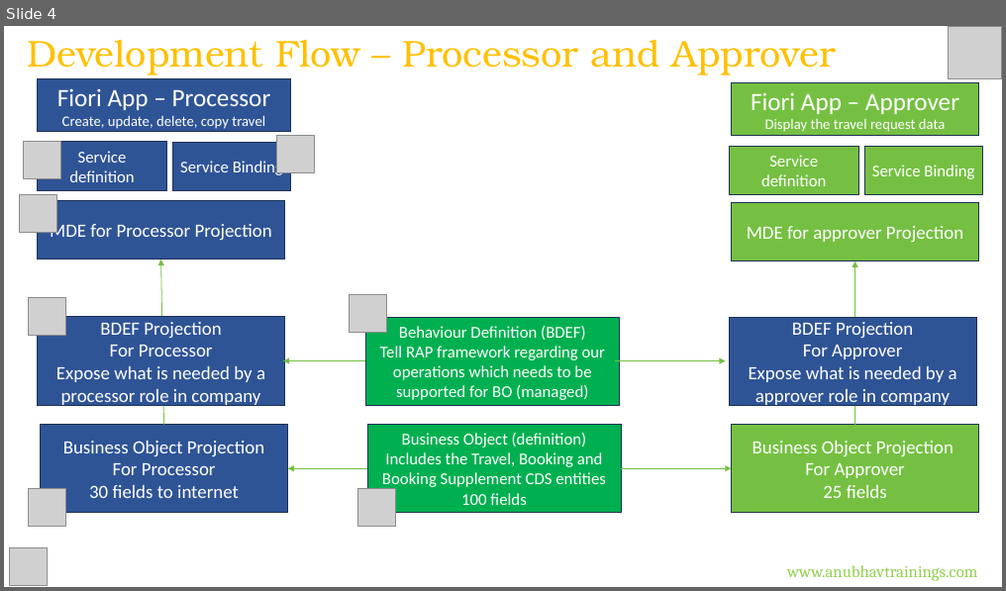
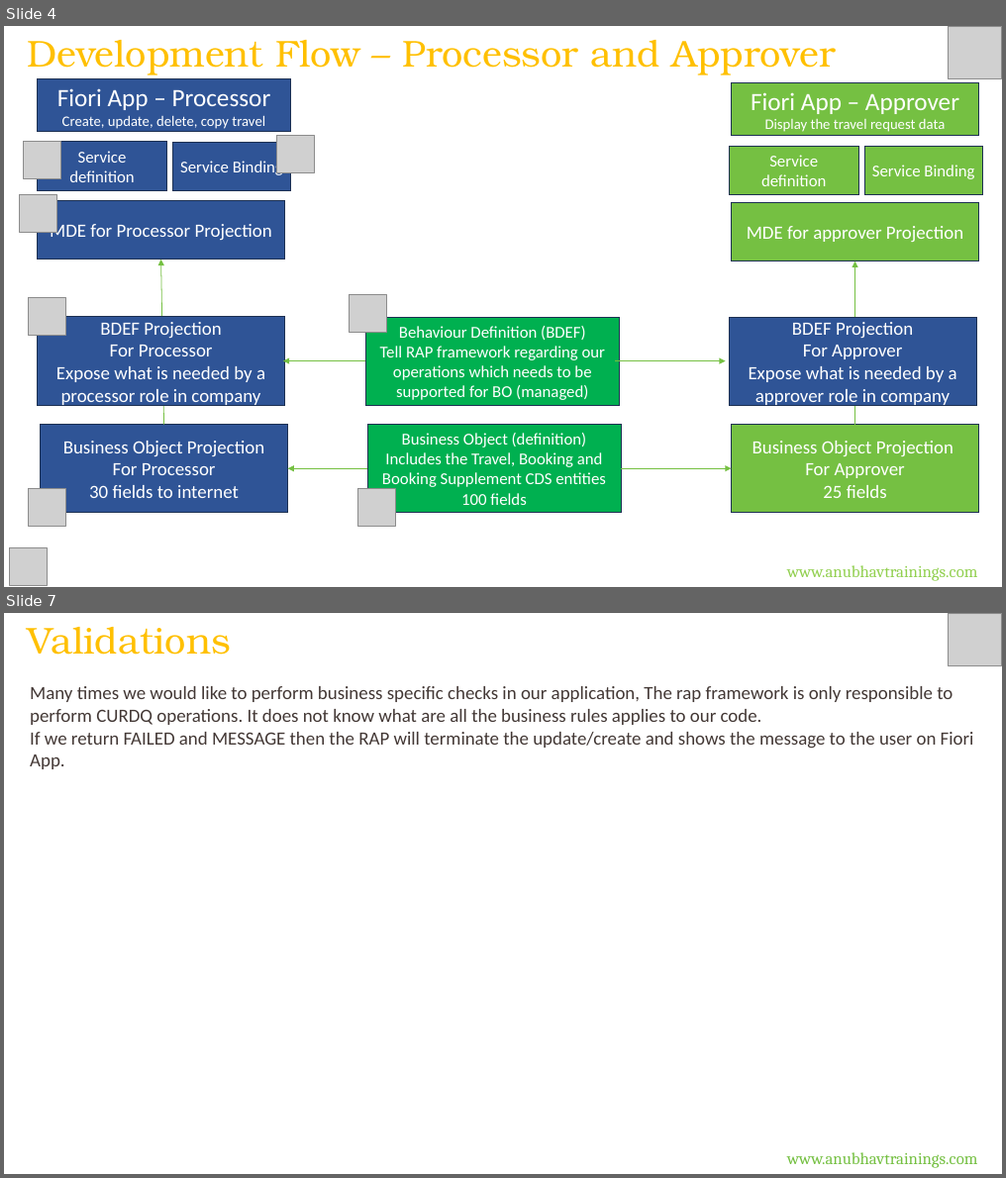
Before and after one commit to soyuztechnologies/AOC_Corporate_Training, a slide deck: Day 6/DAY-6.pptx. Shown one above the other, each under a label of ours: slide 4 before the commit, slides 4 and 7 after it; the slides between them are not shown. The pictures are 1006x591 and 1006x1178 pixels, drawn with LibreOffice and Linux fonts; fonts in the diff are those of the drawing; grey boxes stand for pictures. Boxes give left, top, right and bottom in pixels: in the first picture for what was removed or moved away, otherwise in the second. Text is boxed around its words. In the diff, an @@ line names an element or a change of style, - is before the commit and + after.

Commit message:
Auto bot updater RAP Course

```diff
--- a/Day 6/DAY-6.pptx
+++ b/Day 6/DAY-6.pptx
@@ slide 7 added at [4,613,1002,1174], background #FFFFFF @@
@@ text added at [27,627,230,655], 36 pt, text #FFC000 @@
+Validations
@@ picture added at [948,613,1002,666] @@
@@ text added at [30,686,974,769], 18 pt, text #433835 @@
+Many times we would like to perform business specific checks in our application, The rap framework is only responsible to perform CURDQ operations. It does not know what are all the business rules applies to our code.
+If we return FAILED and MESSAGE then the RAP will terminate the update/create and shows the message to the user on Fiori App.
@@ text added at [787,1153,977,1168], 16 pt, text #75C042 @@
+www.anubhavtrainings.com
```
Also in this commit, not shown: 1 slide changed, 13 other slides added, 4 other files.
